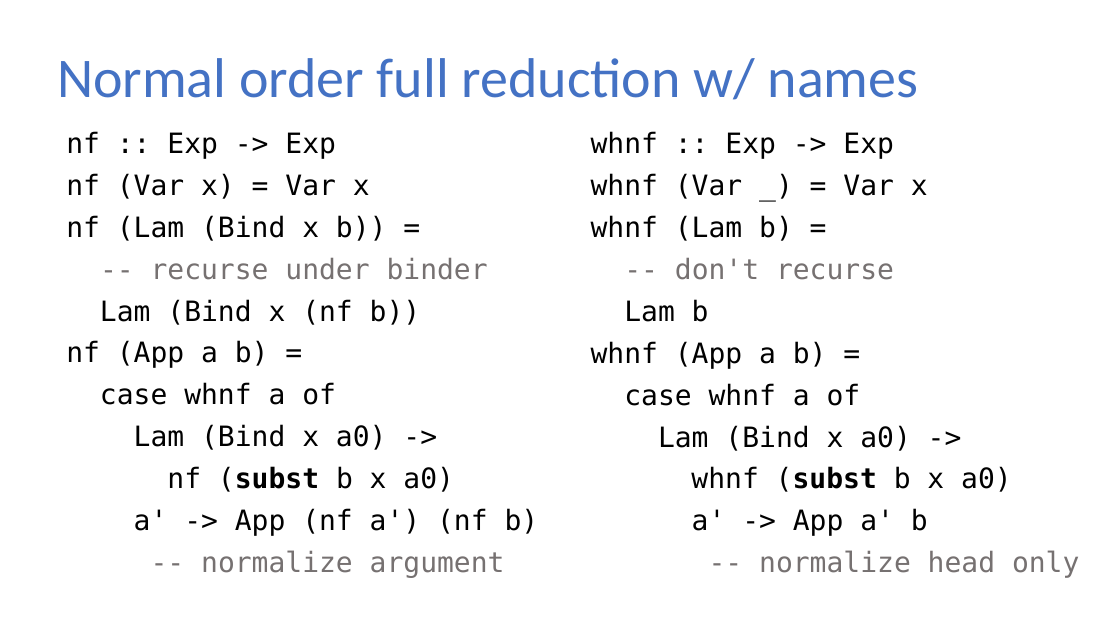
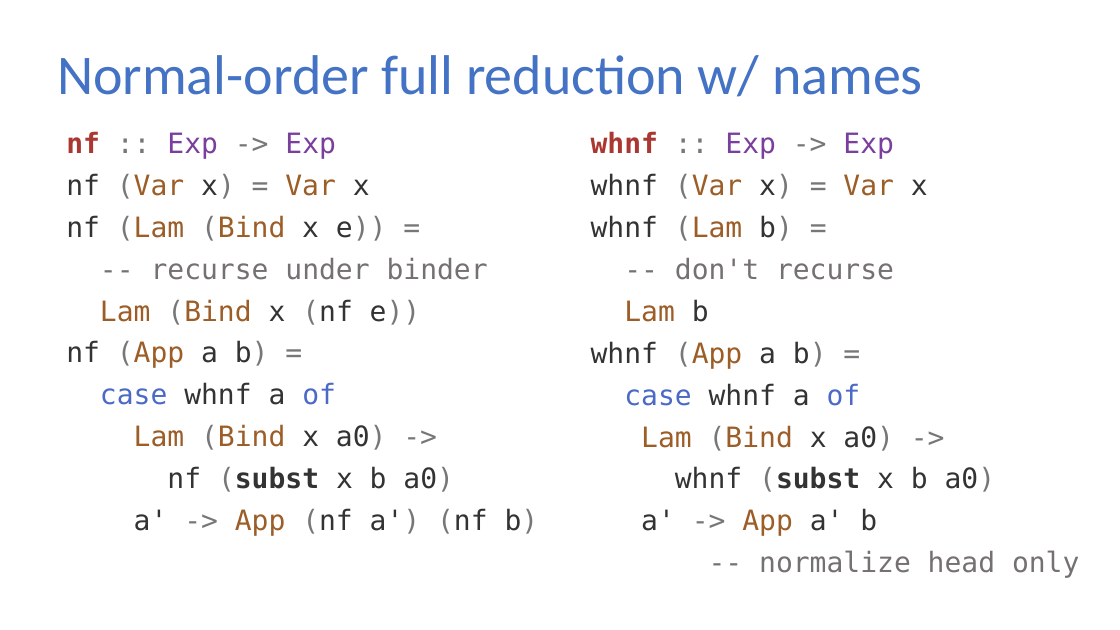
Before and after one commit to sweirich/lambda-n-ways, a slide deck: slide 13 of ifl-2021.pptx (slide 14 before the commit). Drawn at 1120x630 pixels with LibreOffice and Linux fonts; fonts in the diff are those of the drawing. Boxes give left, top, right and bottom in pixels: in the first picture for what was removed or moved away, otherwise in the second. Text is boxed around its words. In the diff, an @@ line names an element or a change of style, - is before the commit and + after.

```diff
--- a/ifl-2021.pptx
+++ b/ifl-2021.pptx
@@ title at (x1=57, y1=55, x2=923, y2=97): text changed @@
-Normal order full reduction w/ names
+Normal-order full reduction w/ names
@@ text at (x1=66, y1=131, x2=539, y2=536): paragraph removed @@
--- normalize argument
@@ text at (x1=66, y1=131, x2=539, y2=536): text colour #000000 to #AA3731, bold on in "nf"; text colour #000000 to #777777 in ":: ->", "(Var x) =", "(App b) =", "(Bind a0) ->" and 1 more places; text colour #000000 to #7A3E9D in "Exp Exp"; text colour #000000 to #333333 in "nf x) x", "nf a b)", "whnf a", "x a0)" and 1 more places; text colour #000000 to #9C5D27 in "(Var Var", "(App", "Lam (Bind", "App"; text colour #000000 to #4B69C6 in "case of" @@
@@ text at (x1=591, y1=131, x2=894, y2=536): text colour #000000 to #AA3731, bold on in "whnf"; text colour #000000 to #777777 in ":: ->", "(Lam b) =", "(App b) =", "(Bind a0) ->" and 1 more places; text colour #000000 to #7A3E9D in "Exp Exp"; text colour #000000 to #333333 in "whnf b)", "b", "whnf a b)", "whnf a" and 2 more places; text colour #000000 to #9C5D27 in "(Lam", "Lam", "(App", "Lam (Bind" and 1 more places; text colour #000000 to #4B69C6 in "case of" @@
@@ text at (x1=591, y1=173, x2=928, y2=199): text changed; text colour #000000 to #333333 @@
-whnf (Var _) = Var x
+whnf (Var x) = Var x
@@ text at (x1=66, y1=215, x2=387, y2=241): text changed; text colour #000000 to #9C5D27 @@
-nf (Lam (Bind x b)) =
+nf (Lam (Bind x e)) =
@@ text at (x1=100, y1=299, x2=421, y2=325): text changed; text colour #000000 to #9C5D27 @@
-Lam (Bind x (nf b))
+Lam (Bind x (nf e))
@@ text at (x1=167, y1=466, x2=454, y2=492): text changed; text colour #000000 to #333333 @@
-nf (subst b x a0)
+nf (subst x b a0)
@@ text at (x1=675, y1=466, x2=996, y2=492): text changed; text colour #000000 to #333333 @@
-whnf (subst b x a0)
+whnf (subst x b a0)
```
Also in this commit, not shown: 38 other slides changed, 3 slides added, 31 other files.
